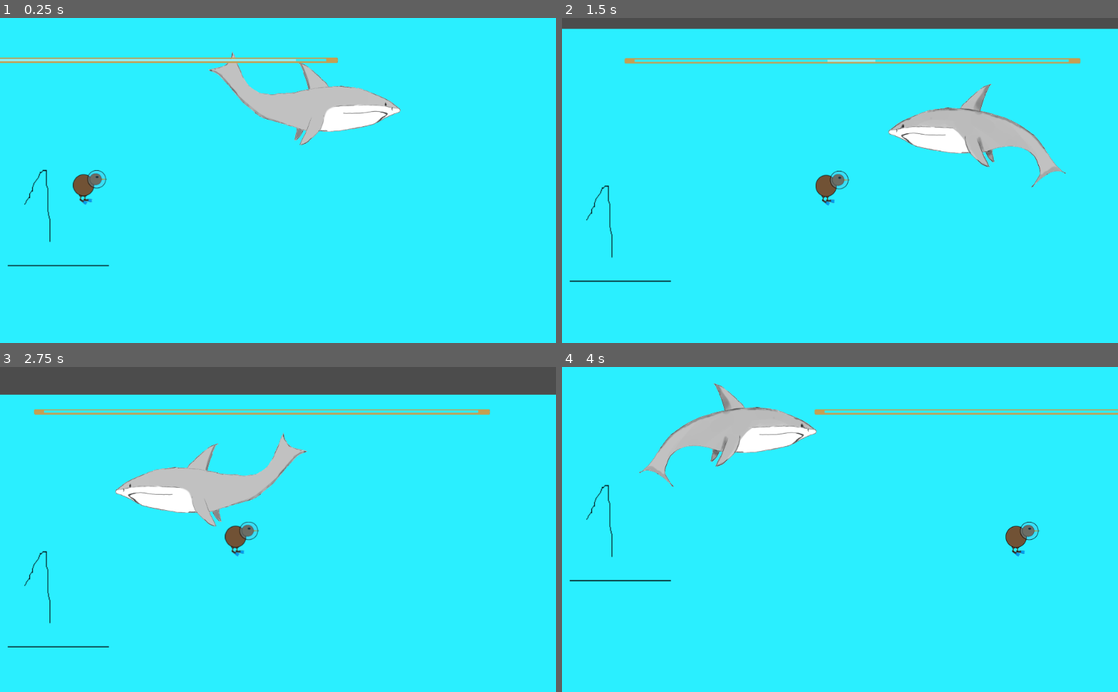
Above: before the commit, frames 1-4 (two rows, left to right).
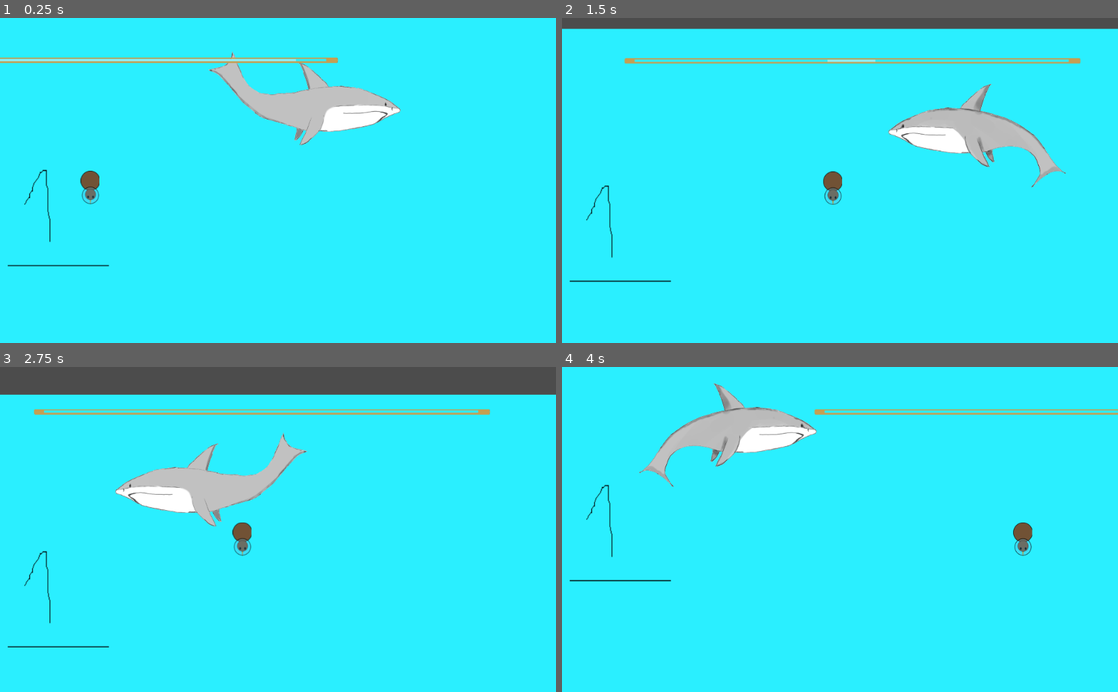
Above: after the commit, the same moments.

Repository: Cpt-Barbosa/CodeGameJam2022
Game: Godot game, scene res://scenes/Game.tscn
The game is run twice, just before and just after one commit, with the same random seed, the same clock (stepped at 60 frames per second) and the same inputs.
Inputs:
- Up to frame 1 (0.25 s): no input
- Up to frame 2 (1.5 s): hold D (move_right) from 0.53 s (still down); tap Space (jump) at 0.77 s
- Up to frame 3 (2.75 s): tap Space (jump) at 1.52 s; release D (move_right) at 2.03 s; hold Q (move_left) from 2.03 s (still down)
- Up to frame 4 (4 s): release Q (move_left) at 2.78 s; hold D (move_right) from 2.78 s (still down); tap Space (jump) at 3.02, 3.77 s

The runs differ from the first frame. In frame 1, 0.4% of the frame differs, in the area x 13-20%, y 46-58%; in frame 2, 0.4%; in frame 3, 0.4%, in the area x 40-47%, y 47-59%; in frame 4, 0.4%.

Commit message:
Ajout animation

Diff:
--- a/scenes/Game.tscn
+++ b/scenes/Game.tscn
@@ -46,11 +46,6 @@
 position = Vector2( 1.5, 0 )
 shape = SubResource( 5 )
 
-[node name="Sprite" type="Sprite" parent="Sol"]
-position = Vector2( -0.5, 10.5 )
-scale = Vector2( 15.9531, 0.640625 )
-texture = ExtResource( 3 )
-
 [node name="Joueur" parent="." instance=ExtResource( 2 )]
 position = Vector2( 157, 300 )
 
--- a/scenes/Joueur.tscn
+++ b/scenes/Joueur.tscn
@@ -1,19 +1,35 @@
-[gd_scene load_steps=8 format=2]
+[gd_scene load_steps=9 format=2]
 
 [ext_resource path="res://scripts/Joueur.gd" type="Script" id=1]
 [ext_resource path="res://sprite/joueur/Kiwi_-_droite_64.png" type="Texture" id=2]
 [ext_resource path="res://sprite/joueur/Kiwi_-_bas_64.png" type="Texture" id=3]
-[ext_resource path="res://sprite/joueur/Kiwi_-_gauche_64.png" type="Texture" id=4]
+[ext_resource path="res://sprite/joueur/Kiwi_D_Coffre.png" type="Texture" id=4]
 [ext_resource path="res://scenes/barreOxy.tscn" type="PackedScene" id=5]
+[ext_resource path="res://sprite/joueur/Kiwi_B_Coffre.png" type="Texture" id=6]
 
 [sub_resource type="CircleShape2D" id=3]
 radius = 32.0156
 
 [sub_resource type="SpriteFrames" id=2]
 animations = [ {
-"frames": [ ExtResource( 2 ), ExtResource( 4 ), ExtResource( 3 ) ],
+"frames": [ ExtResource( 6 ) ],
 "loop": true,
-"name": "default",
+"name": "falling_coffre",
+"speed": 5.0
+}, {
+"frames": [ ExtResource( 3 ) ],
+"loop": true,
+"name": "falling",
+"speed": 5.0
+}, {
+"frames": [ ExtResource( 2 ) ],
+"loop": true,
+"name": "moving",
+"speed": 5.0
+}, {
+"frames": [ ExtResource( 4 ) ],
+"loop": true,
+"name": "moving_coffre",
 "speed": 5.0
 } ]
 
